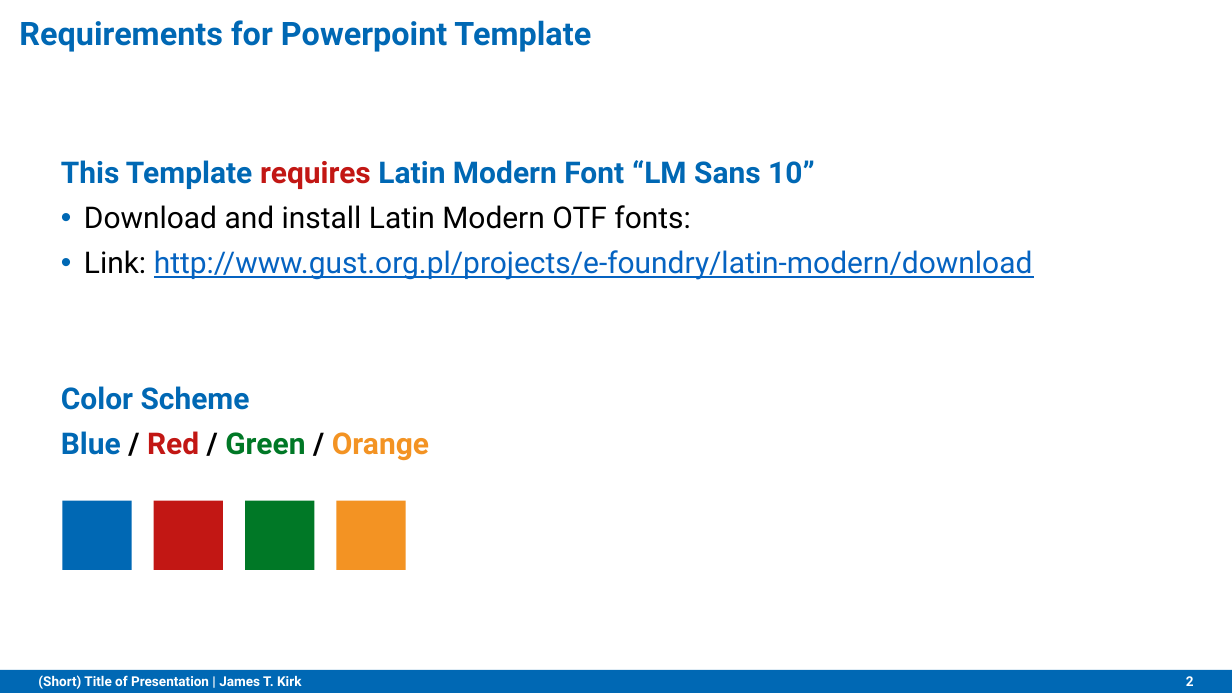
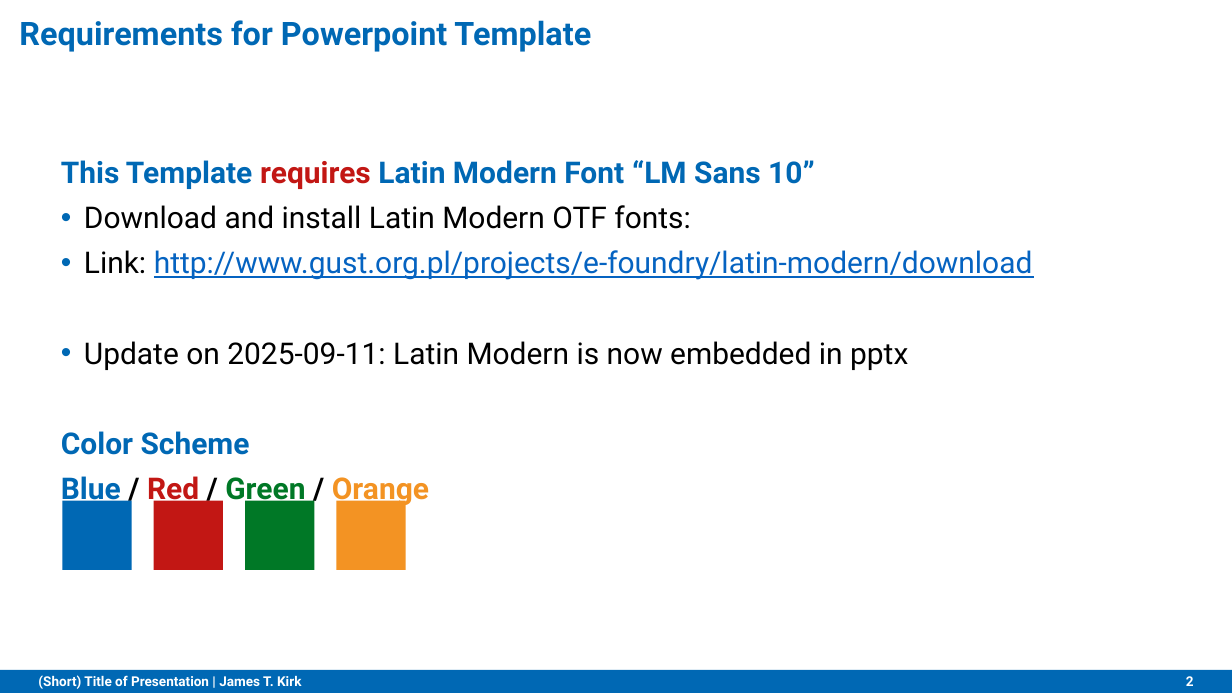
Before and after one commit to OVGU-AMS/Templates, a slide deck: slide 2 of Presentations/Powerpoint/Template.potx. Drawn at 1232x693 pixels with LibreOffice and Linux fonts; fonts in the diff are those of the drawing; background and template pictures are left out. Boxes give left, top, right and bottom in pixels: in the first picture for what was removed or moved away, otherwise in the second. Text is boxed around its words. In the diff, an @@ line names an element or a change of style, - is before the commit and + after.

Commit message:
Latin Modern Font embedded in PowerPoint Template

```diff
--- a/Presentations/Powerpoint/Template.potx
+++ b/Presentations/Powerpoint/Template.potx
@@ text at (84,341,908,370): paragraph added @@
+• Update on 2025-09-11: Latin Modern is now embedded in pptx
```
Also in this commit, not shown: 1 other slide changed.
